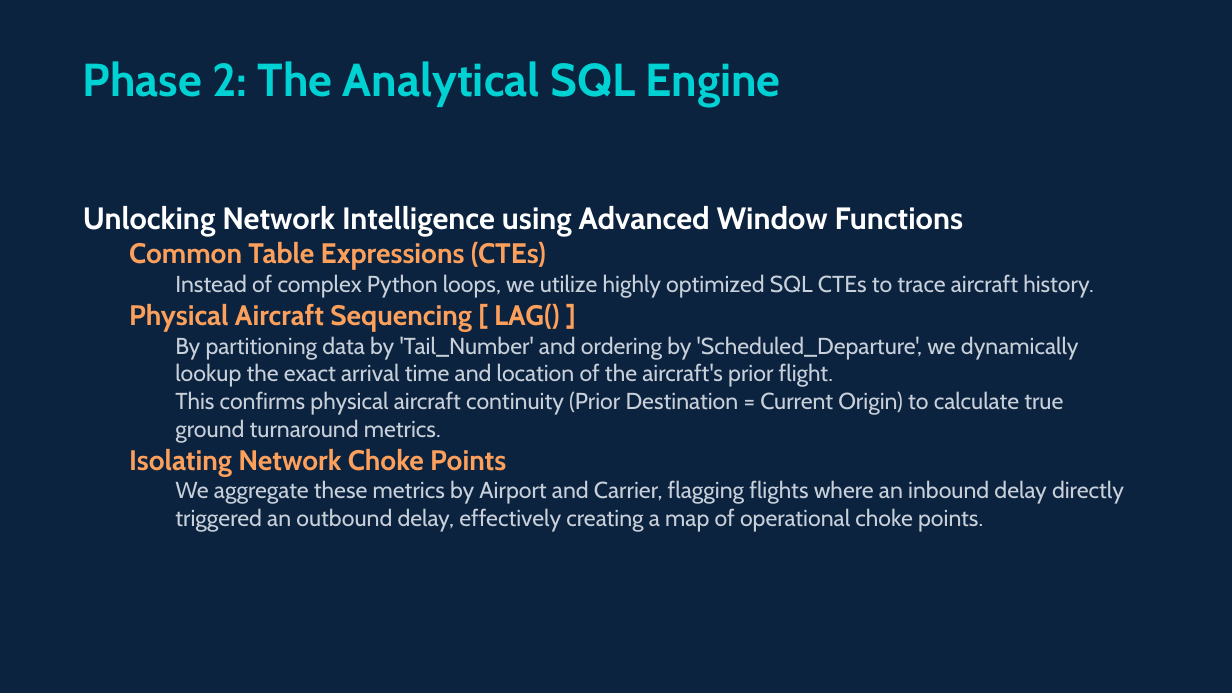
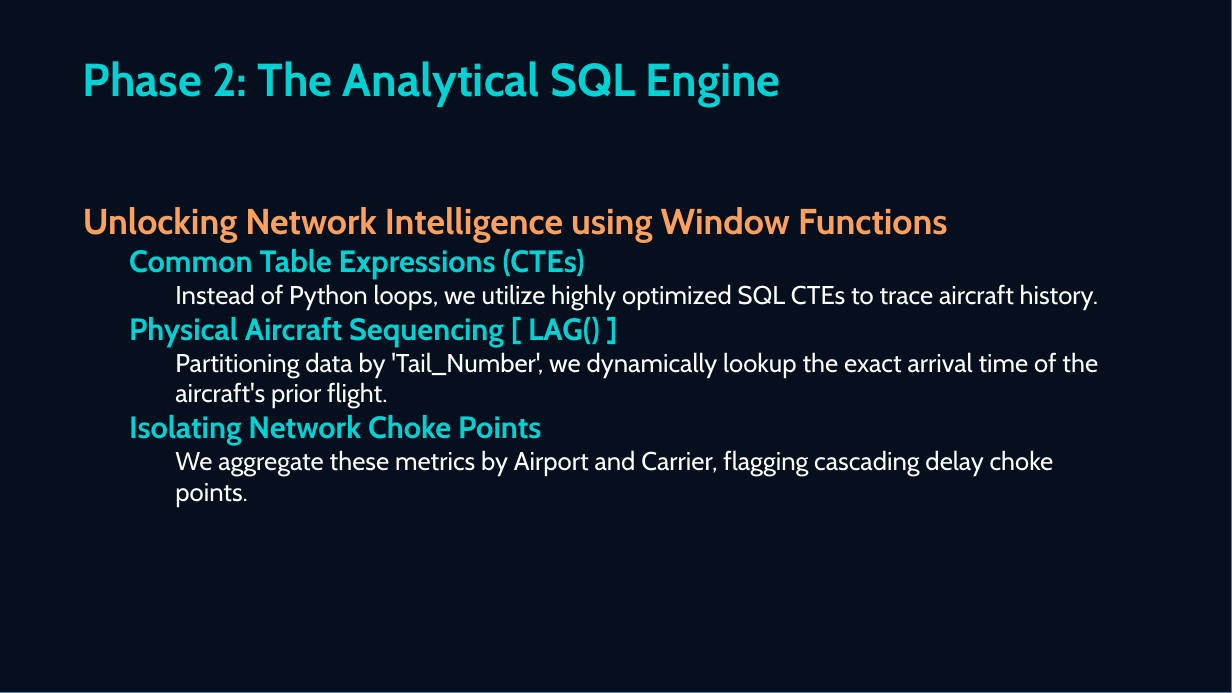
Before and after one commit to shreshth-nanda83/Turnaround-Optimization-Model, a slide deck: slide 4 of Workflow_Presentation.pptx. Drawn at 1232x693 pixels with LibreOffice and Linux fonts; fonts in the diff are those of the drawing; background and template pictures are left out. Boxes give left, top, right and bottom in pixels: in the first picture for what was removed or moved away, otherwise in the second. Text is boxed around its words. In the diff, an @@ line names an element or a change of style, - is before the commit and + after.

Commit message:
design: Redesign PPTX with visual assets, background images, and rich layouts

```diff
--- a/Workflow_Presentation.pptx
+++ b/Workflow_Presentation.pptx
@@ rectangle added at box(0, 0, 1232, 693), fill #050F1E, outline #4B7EBC 0.75 pt @@
@@ text at box(83, 207, 948, 243): text changed; size 24 to 28 pt; text colour #FFFFFF to #FDA05B @@
-Unlocking Network Intelligence using Advanced Window Functions
+Unlocking Network Intelligence using Window Functions
@@ text at box(129, 249, 600, 445): size 22 to 24 pt, text colour #FDA05B to #00D2D3 in "Common Table Expressions (CTEs)", "Physical Aircraft Sequencing [ LAG() ]", "Isolating Network Choke Points" @@
@@ text at box(175, 284, 1098, 310): text changed; size 18 to 20 pt; text colour #C8D0D9 to #FFFFFF @@
-    Instead of complex Python loops, we utilize highly optimized SQL CTEs to trace aircraft history.
+    Instead of Python loops, we utilize highly optimized SQL CTEs to trace aircraft history.
@@ text at box(175, 352, 1098, 408): text changed; size 18 to 20 pt; text colour #C8D0D9 to #FFFFFF @@
-    By partitioning data by 'Tail_Number' and ordering by 'Scheduled_Departure', we dynamically lookup the exact arrival time and location of the aircraft's prior flight.
-    This confirms physical aircraft continuity (Prior Destination = Current Origin) to calculate true ground turnaround metrics.
+    Partitioning data by 'Tail_Number', we dynamically lookup the exact arrival time of the aircraft's prior flight.
@@ text at box(175, 450, 1054, 507): text changed; size 18 to 20 pt; text colour #C8D0D9 to #FFFFFF @@
-    We aggregate these metrics by Airport and Carrier, flagging flights where an inbound delay directly triggered an outbound delay, effectively creating a map of operational choke points.
+    We aggregate these metrics by Airport and Carrier, flagging cascading delay choke points.
```
Also in this commit, not shown: 5 other slides changed, 3 other files.
